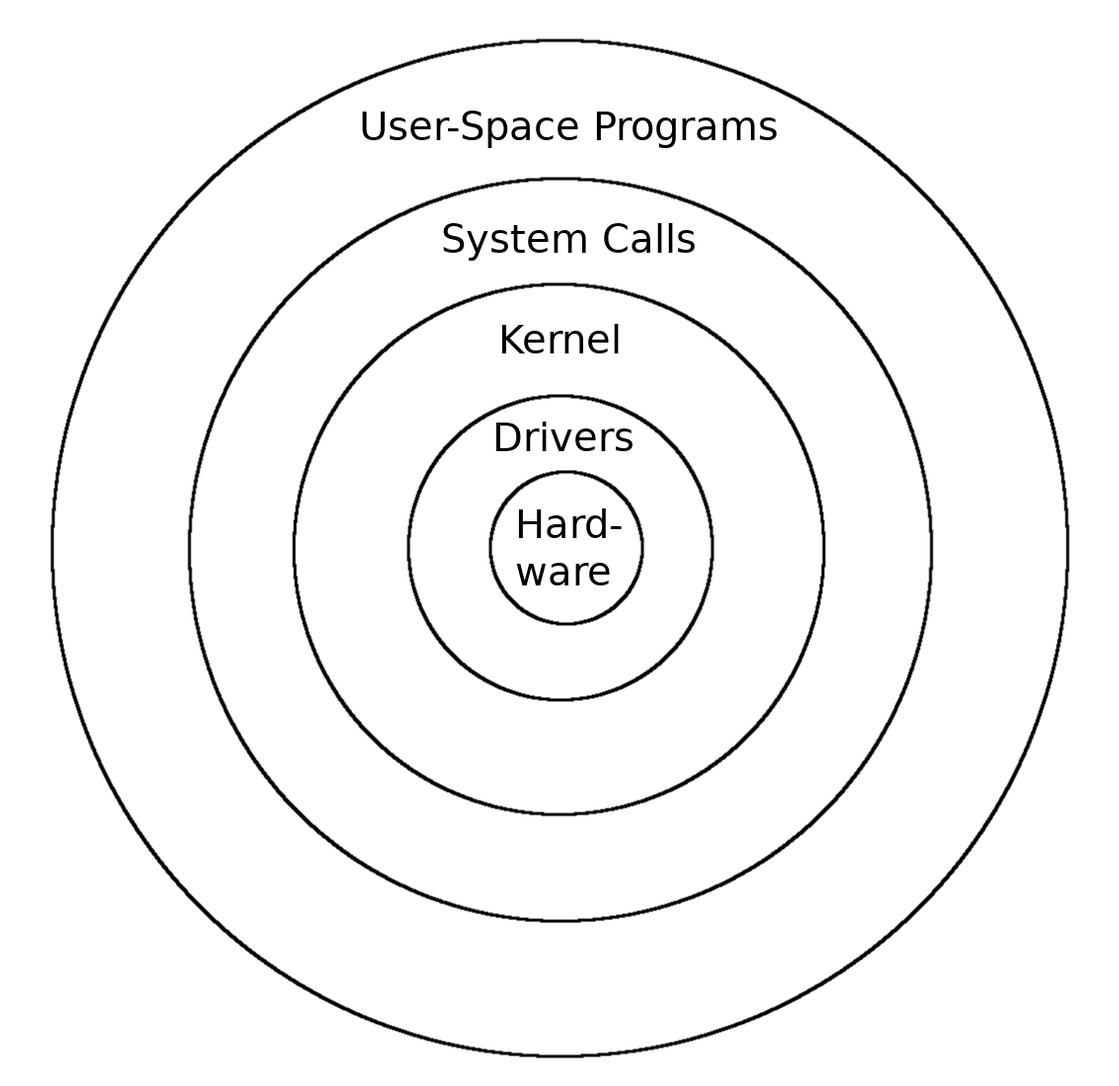
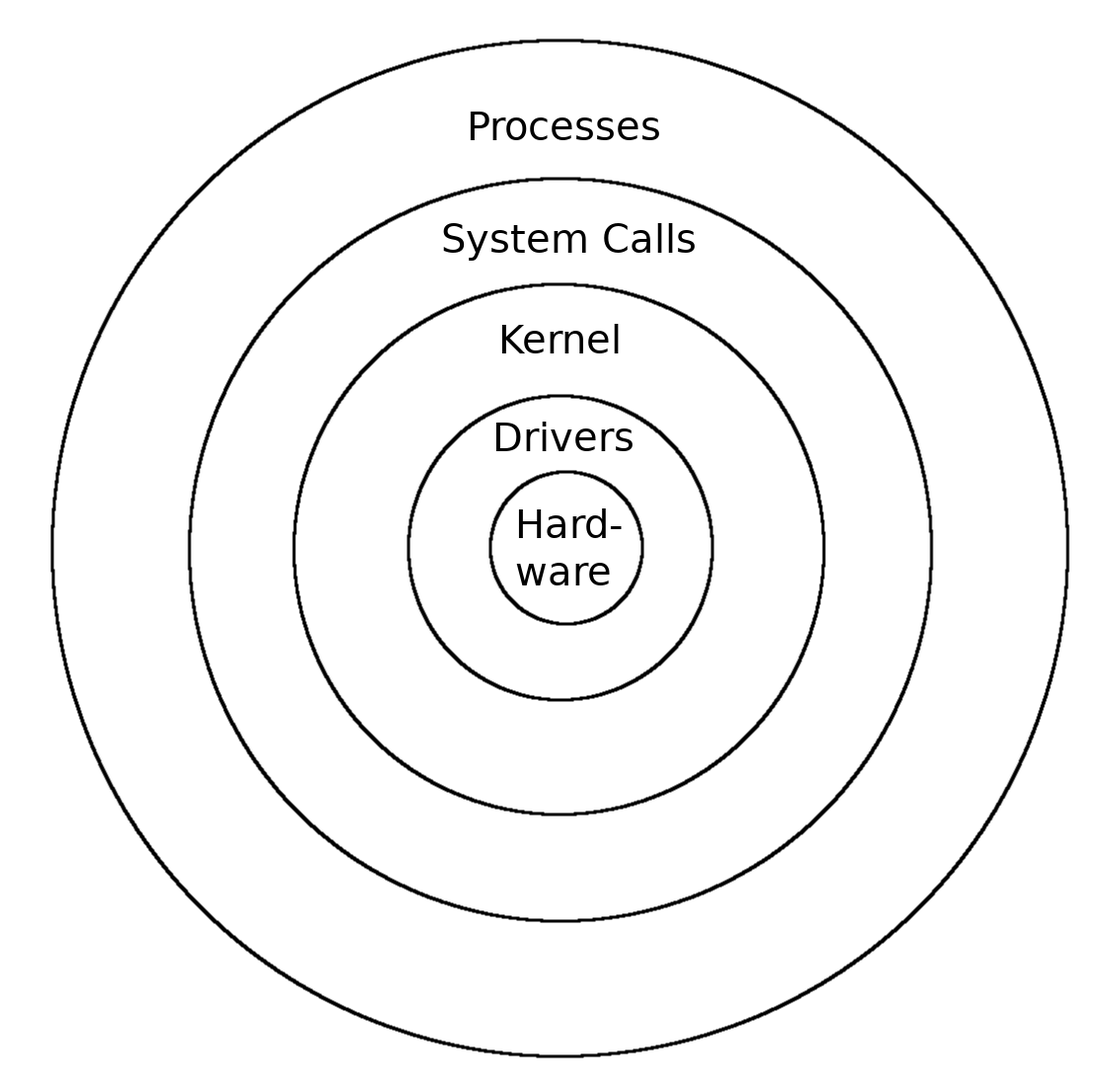
The second 1119x1086 image is a revision of the first. Changes to its layers:
renamed "User-Space Programs" to "Processes", painted on it over [362, 110, 777, 149]
